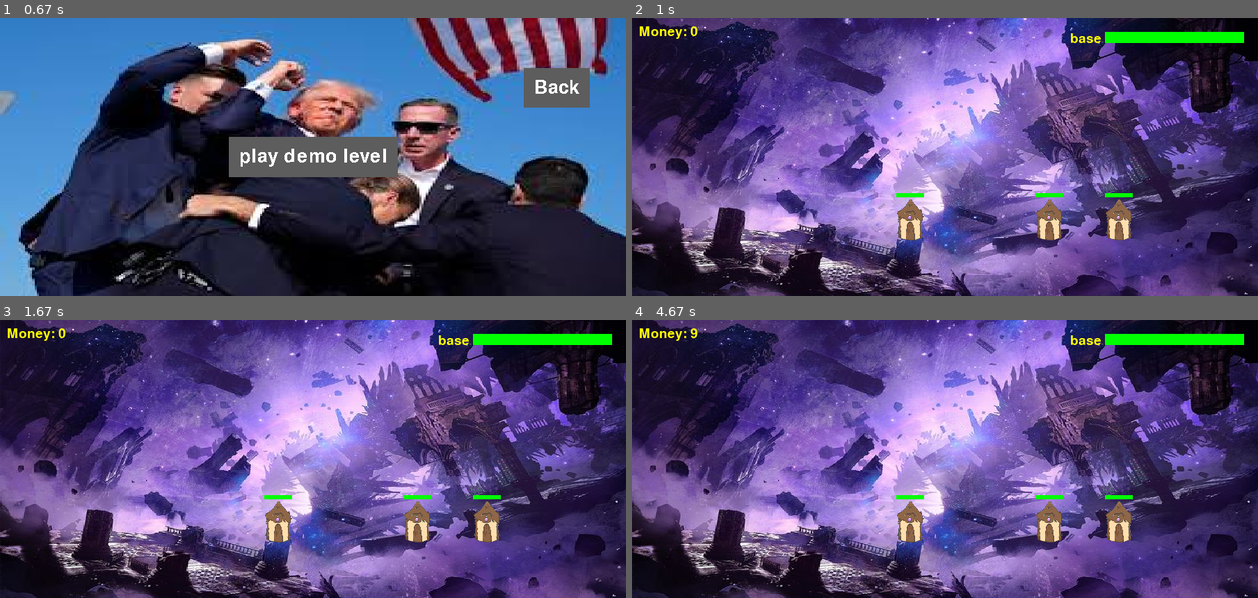
Above: before the commit, frames 1-4 (two rows, left to right).
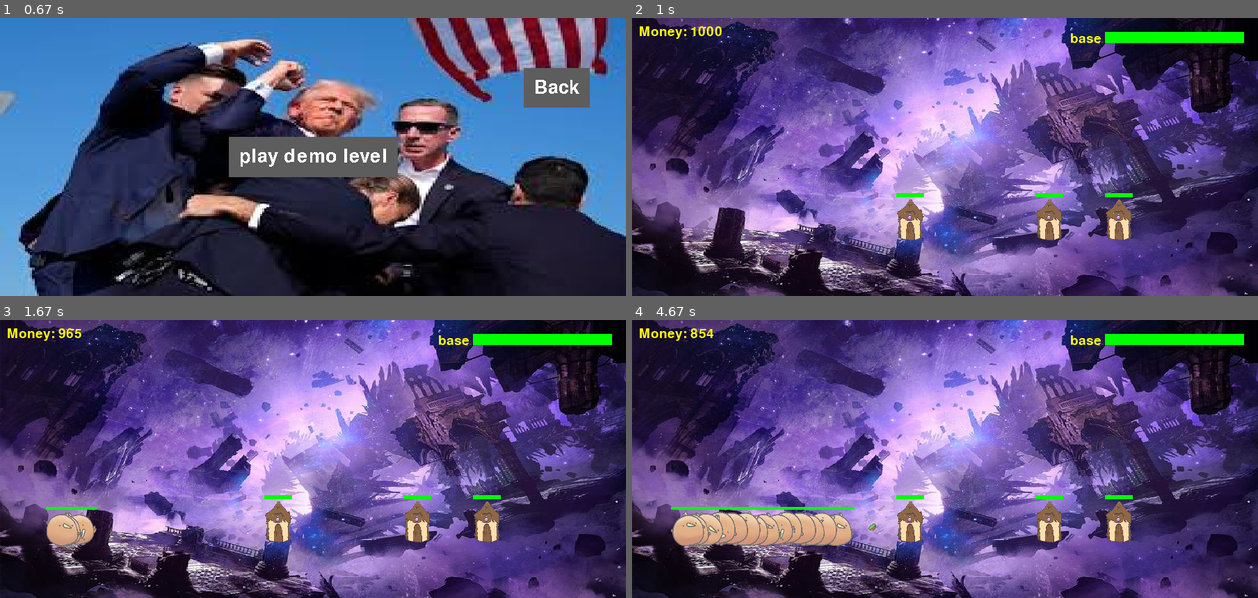
Above: after the commit, the same moments.

Repository: kerothefrog/Actual_Pygame
Game: pygame game, started from main.py
The game is run twice, just before and just after one commit, with the same random seed, the same clock (stepped at 60 frames per second) and the same inputs.
Inputs (mouse positions are in pixels of both pictures, inside the frame that each line leads up to):
- Up to frame 1 (0.67 s): click "Play" at 0.38 s
- Up to frame 2 (1 s): click (951, 173) at 0.72 s
- Up to frame 3 (1.67 s): tap Space at 1, 1.4 s; hold M from 1.33 s (still down)
- Up to frame 4 (4.67 s): tap Space at 1.7, 1.9, 2.2, 2.4, 2.73, 3.03, 3.23, 3.53, 3.8, 4.13, 4.43, 4.57 s; release M at 1.8 s

Frame 1 is identical in both runs. In frame 2, 0.1% of the frame differs, in the area x 9-15%, y 3-7%; in frame 3, 0.9%; in frame 4, 3.6%, in the area x 6-40%, y 3-82%.

Commit message:
enemy spawning

Diff:
--- a/gameplay.py
+++ b/gameplay.py
@@ -1,4 +1,5 @@
 import pygame, time, os, random, sys
+from button import Interactive_button
 
 
 # --- 初始化 ---
@@ -20,14 +21,14 @@
     YELLOW = (255, 255, 0)
 
     # --- 遊戲參數 ---
-    player_money = 0
+    player_money = 1000
     last_income_time = time.time()
     BASE_HP = 200
 
 
     # --- 圖片路徑 ---
-    MELEE_IMAGE_PATH = "assets/bird/S__2269203_0.png"
-    RANGE_IMAGE_PATH = "archer.png"
+    MELEE_IMAGE_PATH = "birdani/kiwi_bird_1.png"
+    RANGE_IMAGE_PATH = "birdani/kiwi_bird_attack_1.png"
     ENEMY_IMAGE_PATH = "mushrooms/香菇1_20250429134900.png"
 
     def load_image(path, size=(30,30), color=BLUE):
@@ -70,8 +71,7 @@
     class Arrow(pygame.sprite.Sprite):
         def __init__(self, x, y, target, damage, speed=4):
             super().__init__()
-            self.image = pygame.Surface((15,5))
-            self.image.fill(BLUE)
+            self.image = load_image("birdani/melee_kiwi.png",(20,20))
             self.rect = self.image.get_rect(center=(x,y))
             self.target = target
             self.damage = damage
@@ -261,12 +261,12 @@
                 sys.exit()
             if event.type == enemy_spawn:   #enemy spawning
                 for i in range(int(pygame.time.get_ticks()/30000)+1):
-                    enemies.add(Enemy(WIDTH + (random.randint(1,5)*100), 300))
+                    enemies.add(Enemy(WIDTH + (random.randint(100,400)), 300))
             if event.type==pygame.KEYDOWN:
                 if event.key==pygame.K_SPACE:
                     if player_money >= 10:
                         walk_images = [pygame.image.load(f"birdani/kiwi_bird_{i}.png") for i in range(1,9)]
-                        melee_attack_images = [pygame.image.load(f"birdani/kiwi_bird_attack_{i}.png") for i in range(1,5)]
+                        melee_attack_images = [pygame.image.load(f"birdani/kiwi_bird_jump_{i}.png") for i in range(1,8)]
                         allies.add(Unit(
                             x=50,
                             y=300,
@@ -279,12 +279,11 @@
                             move_speed=1.0,
                             attack_range=40
                         ))
-
                         player_money -=10
                 elif event.key==pygame.K_m:
                     if player_money >= 15:
                         walk_images = [pygame.image.load(f"birdani/kiwi_bird_{i}.png") for i in range(1,9)]
-                        ranged_attack_image = [pygame.image.load(f"birdani/kiwi_bird_jump_{i}.png") for i in range(1,8)]
+                        ranged_attack_image = [pygame.image.load(f"birdani/kiwi_bird_attack_{i}.png") for i in range(1,5)]
                         allies.add(Unit(
                             x=50,
                             y=300,
--- a/gameplay_folder/10_2_version.py
+++ /dev/null
@@ -1,332 +0,0 @@
-import pygame
-import time
-import os
-
-# --- 初始化 ---
-pygame.init()
-WIDTH, HEIGHT = 900, 400
-screen = pygame.display.set_mode((WIDTH, HEIGHT))
-pygame.display.set_caption("塔防簡單版")
-clock = pygame.time.Clock()
-font = pygame.font.SysFont(None, 28)
-
-# --- 顏色 ---
-WHITE = (255, 255, 255)
-BLACK = (0, 0, 0)
-RED = (255, 0, 0)
-GREEN = (0, 255, 0)
-BLUE = (0, 0, 255)
-BROWN = (150, 75, 0)
-YELLOW = (255, 255, 0)
-
-# --- 遊戲參數 ---
-player_money = 1000
-last_income_time = time.time()
-BASE_HP = 200
-
-
-# --- 圖片路徑 ---
-MELEE_IMAGE_PATH = "assets/bird/S__2269203_0.png"
-RANGE_IMAGE_PATH = "archer.png"
-ENEMY_IMAGE_PATH = "enemy.png"
-
-def load_image(path, size=(30,30), color=BLUE):
-    if os.path.exists(path):
-        img = pygame.image.load(path).convert_alpha()
-        return pygame.transform.scale(img, size)
-    else:
-        surf = pygame.Surface(size)
-        surf.fill(color)
-        return surf
-
-melee_image = load_image(MELEE_IMAGE_PATH, (30,30), BLUE)
-range_image = load_image(RANGE_IMAGE_PATH, (30,30), GREEN)
-enemy_image = load_image(ENEMY_IMAGE_PATH, (30,30), RED)
-
-# --- 背景 ---
-background = pygame.image.load("assets/BavkGroung.jpg").convert()
-background = pygame.transform.scale(background, (WIDTH, HEIGHT))
-
-# --- 群組 ---
-allies = pygame.sprite.Group()
-enemies = pygame.sprite.Group()
-arrows = pygame.sprite.Group()
-towers = pygame.sprite.Group()
-hit_effects = pygame.sprite.Group()
-
-# ---------- 類別 ----------
-class HitEffect(pygame.sprite.Sprite):
-    def __init__(self, pos, duration=0.1):
-        super().__init__()
-        self.pos = pos
-        self.start_time = time.time()
-        self.duration = duration
-    def update(self):
-        if time.time() - self.start_time > self.duration:
-            self.kill()
-    def draw(self, surface):
-        pygame.draw.circle(surface, YELLOW, self.pos, 10)
-
-class Arrow(pygame.sprite.Sprite):
-    def __init__(self, x, y, target, damage, speed=4):
-        super().__init__()
-        self.image = pygame.Surface((15,5))
-        self.image.fill(BLUE)
-        self.rect = self.image.get_rect(center=(x,y))
-        self.target = target
-        self.damage = damage
-        self.speed = speed
-
-    def update(self):
-        if self.target and getattr(self.target,'hp',0) > 0:
-            dx = self.target.rect.centerx - self.rect.centerx
-            dy = self.target.rect.centery - self.rect.centery
-            dist = max(1,(dx**2 + dy**2)**0.5)
-            self.rect.x += self.speed * dx / dist
-            self.rect.y += self.speed * dy / dist
-            if self.rect.colliderect(self.target.rect):
-                self.target.hp -= self.damage if not isinstance(self.target, Tower) else 0
-                if isinstance(self.target, Tower):
-                    self.target.take_damage(self.damage)
-                hit_effects.add(HitEffect(self.target.rect.center))
-                self.kill()
-        else:
-            self.kill()
-
-    def draw(self, surface):
-        surface.blit(self.image, self.rect)
-
-class Unit(pygame.sprite.Sprite):
-    def __init__(self, x, y, images_walk, images_attack, attack, attack_speed, hp, range_type, move_speed=1.0, attack_range=None):
-        super().__init__()
-        self.images_walk = images_walk      # 走路動畫圖片列表
-        self.images_attack = images_attack  # 攻擊動畫圖片列表
-        self.image_index = 0
-        self.image = self.images_walk[self.image_index]
-        self.image=pygame.transform.scale(self.image,(50,50))
-        self.image=pygame.transform.flip(self.image,1,0)
-        self.rect = self.image.get_rect(midleft=(x,y))
-        self.attack = attack
-        self.attack_speed = attack_speed
-        self.hp = hp
-        self.range_type = range_type
-        self.last_attack_time = time.time()
-        self.target = None
-        self.speed = move_speed
-        self.attack_range = attack_range if attack_range else (40 if range_type=="melee" else 150)
-        self.last_frame_time = time.time()
-        self.frame_interval = 0.2  # 每0.2秒換一張圖片
-        self.state = "walk"  # "walk" 或 "attack”
-
-    def update_animation(self):
-        now = time.time()
-        if now - self.last_frame_time > self.frame_interval:
-            self.image_index = (self.image_index + 1) % (len(self.images_walk) if self.state=="walk" else len(self.images_attack))
-            self.image = self.images_walk[self.image_index] if self.state=="walk" else self.images_attack[self.image_index]
-            self.image=pygame.transform.scale(self.image,(50,50))
-            self.image=pygame.transform.flip(self.image,1,0)
-            self.last_frame_time = now
-
-    def update(self, enemies):
-        now = time.time()
-        # 找目標：先敵人，再塔
-        if not self.target or getattr(self.target,'hp',0)<=0:
-            self.target=None
-            for e in enemies:
-                distance = e.rect.x - self.rect.x
-                if 0 < distance <= self.attack_range:
-                    self.target = e
-                    break
-            if self.target is None:
-                for t in towers:
-                    distance = t.rect.x - self.rect.x
-                    if 0 < distance <= self.attack_range:
-                        self.target = t
-                        break
-
-        # 攻擊
-        if self.target and now - self.last_attack_time >= self.attack_speed:
-            if self.range_type == "ranged":
-                arrows.add(Arrow(self.rect.centerx+10, self.rect.centery, self.target, self.attack))
-            else:
-                if isinstance(self.target, Tower):
-                    self.target.take_damage(self.attack)
-                else:
-                    self.target.hp -= self.attack
-            self.last_attack_time = now
-
-        # 移動
-        if self.target:
-            distance = self.target.rect.x - self.rect.x
-            if distance > self.attack_range:
-                self.rect.x += min(self.speed, distance - self.attack_range)
-        else:
-            self.rect.x += self.speed
-
-        if self.hp <= 0:
-            self.kill()
-        # --- 動畫 ---
-        if self.target:
-            self.state = "attack"
-        else:
-            self.state = "walk"
-        self.update_animation()
-
-
-
-    def draw_health(self, surface):
-        bar_width = self.rect.width
-        bar_height = 4
-        ratio = max(self.hp / 40, 0) if self.range_type=="melee" else max(self.hp / 25, 0)
-        pygame.draw.rect(surface, RED, (self.rect.x, self.rect.y - 6, bar_width, bar_height))
-        pygame.draw.rect(surface, GREEN, (self.rect.x, self.rect.y - 6, bar_width*ratio, bar_height))
-
-class Enemy(pygame.sprite.Sprite):
-    def __init__(self, x, y, hp=30, attack=3):
-        super().__init__()
-        self.image = enemy_image
-        self.rect = self.image.get_rect(midright=(x,y))
-        self.hp = hp
-        self.attack = attack
-        self.last_attack_time = time.time()
-
-    def update(self, allies):
-        now = time.time()
-        target = None
-        for a in allies:
-            if self.rect.colliderect(a.rect):
-                target = a
-                break
-        if target:
-            if now - self.last_attack_time >= 1:
-                target.hp -= self.attack
-                self.last_attack_time = now
-        else:
-            self.rect.x -= 1
-        if self.hp <=0:
-            self.kill()
-
-    def draw_health(self, surface):
-        bar_width = self.rect.width
-        bar_height = 4
-        pygame.draw.rect(surface, RED, (self.rect.x, self.rect.y - 6, bar_width, bar_height))
-        pygame.draw.rect(surface, GREEN, (self.rect.x, self.rect.y - 6, bar_width*max(self.hp/30,0), bar_height))
-
-class Tower(pygame.sprite.Sprite):
-    def __init__(self,x,y,hp=100):
-        super().__init__()
-        self.image = pygame.Surface((40,60))
-        self.image.fill(BROWN)
-        self.rect = self.image.get_rect(midbottom=(x,y))
-        self.hp = hp
-
-    def take_damage(self,dmg):
-        self.hp -= dmg
-        if self.hp <=0:
-            self.kill()
-
-    def draw_health(self,surface):
-        bar_width, bar_height = self.rect.width, 6
-        pygame.draw.rect(surface, RED, (self.rect.x, self.rect.y - 8, bar_width, bar_height))
-        pygame.draw.rect(surface, GREEN, (self.rect.x, self.rect.y - 8, bar_width*max(self.hp/100,0), bar_height))
-
-# ---------- 初始敵人與塔 ----------
-for i in range(3):
-    enemies.add(Enemy(WIDTH - i*100, 300))
-towers.add(Tower(400, 300 + 20))
-towers.add(Tower(600, 300 + 20))
-towers.add(Tower(700, 300 + 20))
-
-# ---------- 主迴圈 ----------
-running = True
-while running:
-    clock.tick(60)
-    screen.blit(background, (0, 0))
-
-    # 每秒加錢
-    now = time.time()
-    if now - last_income_time >= 1:
-        player_money +=1
-        last_income_time = now
-
-    # 事件
-    for event in pygame.event.get():
-        if event.type==pygame.QUIT:
-            running=False
-        elif event.type==pygame.KEYDOWN:
-            if event.key==pygame.K_SPACE:
-                if player_money >= 10:
-                    melee_walk_images = [pygame.image.load(f"assets/bird/melee_walk{i}.png") for i in range(1,8)]
-                    melee_attack_images = [pygame.image.load(f"assets/bird/melee_attack{i}.png") for i in range(1,4)]
-                    allies.add(Unit(
-                        50, 300,
-                        melee_walk_images,
-                        melee_attack_images,
-                        attack=5, attack_speed=0.8, hp=40,
-                        range_type="melee", move_speed=1.0, attack_range=40
-                    ))
-
-                    player_money -=10
-            elif event.key==pygame.K_m:
-                if player_money >= 15:
-                    allies.add(Unit(50, 300, range_image, 3, 0.5, 25,
-                                    "ranged", move_speed=1.2, attack_range=150))
-                    player_money -=15
-
-    # 更新
-    allies.update(enemies)
-    enemies.update(allies)
-    arrows.update()
-    hit_effects.update()
-
-    # 檢查敵人攻擊基地
-    for e in enemies:
-        if e.rect.x <= 0:
-            BASE_HP -= e.attack
-            e.kill()
-
-    # 遊戲結束判定
-    if BASE_HP <=0:
-        screen.fill((200,0,0))
-        game_over_text = font.render("Lose", True, WHITE)
-        screen.blit(game_over_text, (WIDTH//2 - 150, HEIGHT//2))
-        pygame.display.flip()
-        pygame.time.wait(3000)
-        running = False
-
-    # 胜利判定
-    if len(towers) == 0:
-        screen.fill((0,200,0))
-        win_text = font.render("Win", True, WHITE)
-        screen.blit(win_text, (WIDTH//2 , HEIGHT//2))
-        pygame.display.flip()
-        pygame.time.wait(3000)
-        running = False
-
-    # 繪製
-    towers.draw(screen)
-    allies.draw(screen)
-    enemies.draw(screen)
-    for arrow in arrows:
-        arrow.draw(screen)
-    for effect in hit_effects:
-        effect.draw(screen)
-
-    # 顯示血條
-    for ally in allies:
-        ally.draw_health(screen)
-    for e in enemies:
-        e.draw_health(screen)
-    for t in towers:
-        t.draw_health(screen)
-
-    # 顯示金錢和基地HP
-    money_text = font.render(f"Money: {player_money}", True, BLACK)
-    screen.blit(money_text, (10,10))
-    pygame.draw.rect(screen, RED, (WIDTH-220, 20, 200, 16))
-    pygame.draw.rect(screen, GREEN, (WIDTH-220, 20, 200*(BASE_HP/200), 16))
-    screen.blit(font.render("基地", True, BLACK), (WIDTH-270,20))
-
-    pygame.display.flip()
-
-pygame.quit()
Binary file removed: gameplay_folder/UI/F-0.png
Binary file removed: gameplay_folder/UI/F-1.png
Binary file removed: gameplay_folder/UI/backb.png
Binary file removed: gameplay_folder/UI/backpackb.png
Binary file removed: gameplay_folder/UI/bookb.png
Binary file removed: gameplay_folder/UI/button1.png
Binary file removed: gameplay_folder/UI/button2.png
Binary file removed: gameplay_folder/UI/coin.png
Binary file removed: gameplay_folder/UI/mapb.png
Binary file removed: gameplay_folder/UI/mouse.png
Binary file removed: gameplay_folder/UI/rheart.png
Binary file removed: gameplay_folder/UI/rheart2.png
(and 54 more such lines)
